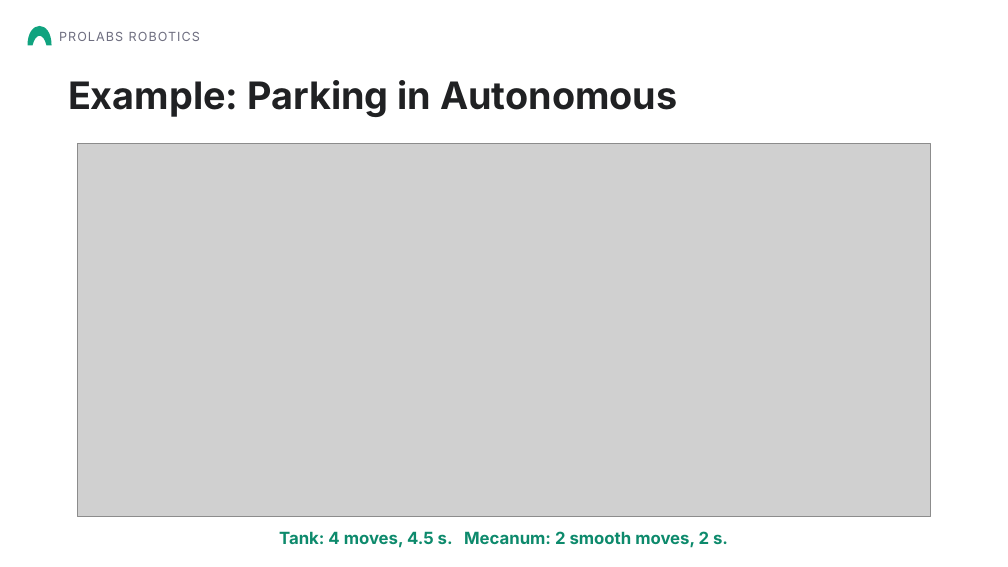
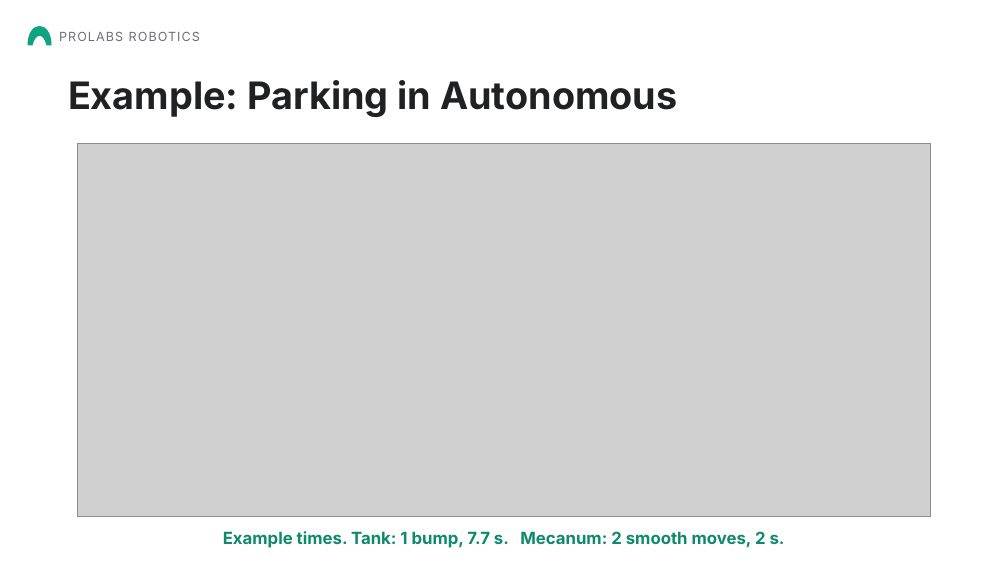
Before and after one commit to Aarav-111/FTC-Bangalore-Resources, a slide deck: slide 9 of FTC Chassis options/Mecanum Wheels Presentation.pptx (slide 10 before the commit). Drawn at 1008x567 pixels with LibreOffice and Linux fonts; fonts in the diff are those of the drawing; grey boxes stand for pictures; background and template pictures are left out. Boxes give left, top, right and bottom in pixels: in the first picture for what was removed or moved away, otherwise in the second. Text is boxed around its words. In the diff, an @@ line names an element or a change of style, - is before the commit and + after.

```diff
--- a/FTC Chassis options/Mecanum Wheels Presentation.pptx
+++ b/FTC Chassis options/Mecanum Wheels Presentation.pptx
@@ text at (223,531,785,548): text changed @@
-Tank: 4 moves, 4.5 s. Mecanum: 2 smooth moves, 2 s.
+Example times. Tank: 1 bump, 7.7 s. Mecanum: 2 smooth moves, 2 s.
```
Also in this commit, not shown: 4 other slides changed, 1 slide added, 7 slides removed, 1 other file.
